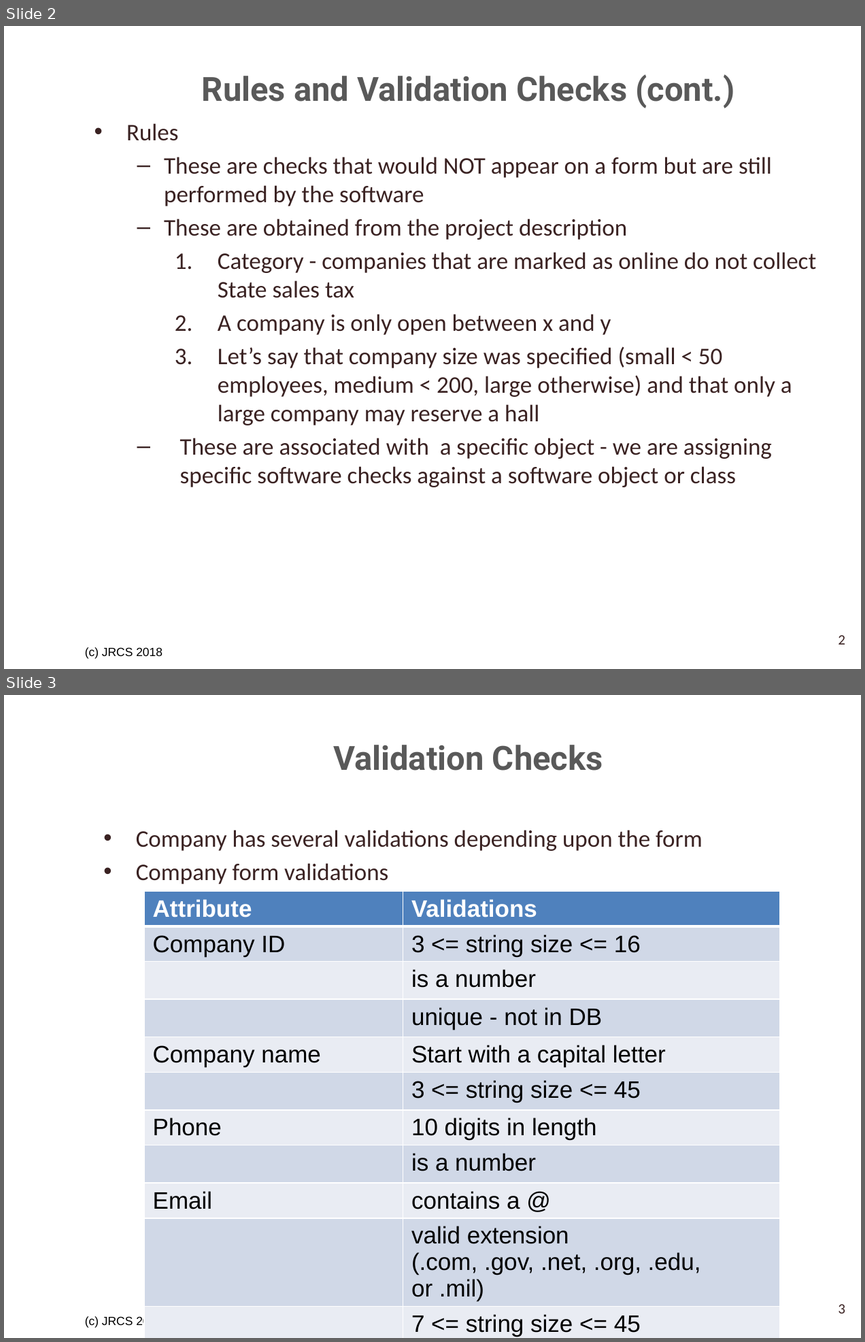
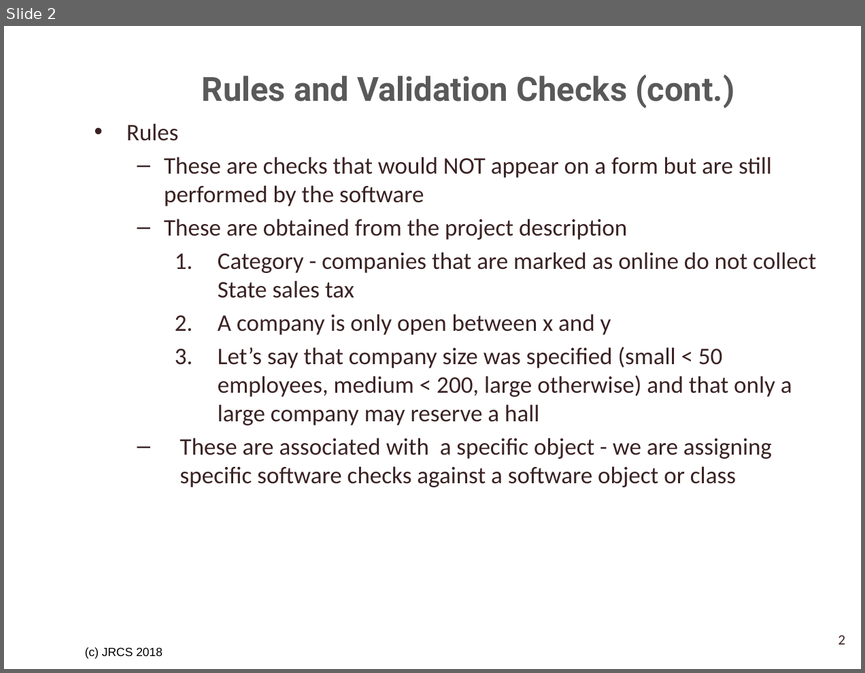
Before and after one commit to SrihariShastry/UTA_Parking, a slide deck: Project_Analysis_Team_3/Validation Checks and Rules Tables.pptx. Shown one above the other, each under a label of ours: slides 2 and 3 before the commit, slide 2 after it. The pictures are 865x1342 and 865x673 pixels, drawn with LibreOffice and Linux fonts; fonts in the diff are those of the drawing; background and template pictures are left out. Boxes give left, top, right and bottom in pixels: in the first picture for what was removed or moved away, otherwise in the second. Text is boxed around its words. In the diff, an @@ line names an element or a change of style, - is before the commit and + after.

```diff
--- a/Project_Analysis_Team_3/Validation Checks and Rules Tables.pptx
+++ b/Project_Analysis_Team_3/Validation Checks and Rules Tables.pptx
@@ slide 3 removed at bbox=[4, 695, 861, 1338], background picture (left out); not listed: 1 template element that a slide beside it also shows @@
@@ title removed at bbox=[333, 745, 603, 770] @@
-Validation Checks
@@ text removed at bbox=[136, 830, 702, 884] @@
-• Company has several validations depending upon the form
-• Company form validations
@@ table removed at bbox=[145, 892, 781, 1338], 11 rows, 2 columns @@
-Attribute | Validations
-Company ID | 3 <= string size <= 16
- | is a number
- | unique - not in DB
-Company name | Start with a capital letter
- | 3 <= string size <= 45
-Phone | 10 digits in length
- | is a number
-Email | contains a @
- | valid extension (.com, .gov, .net, .org, .edu, or .mil)
- | 7 <= string size <= 45
@@ page number removed at bbox=[838, 1304, 845, 1313] @@
-3
```
Also in this commit, not shown: 1 slide changed, 13 slides added, 1 other slide removed, 4 other files.
